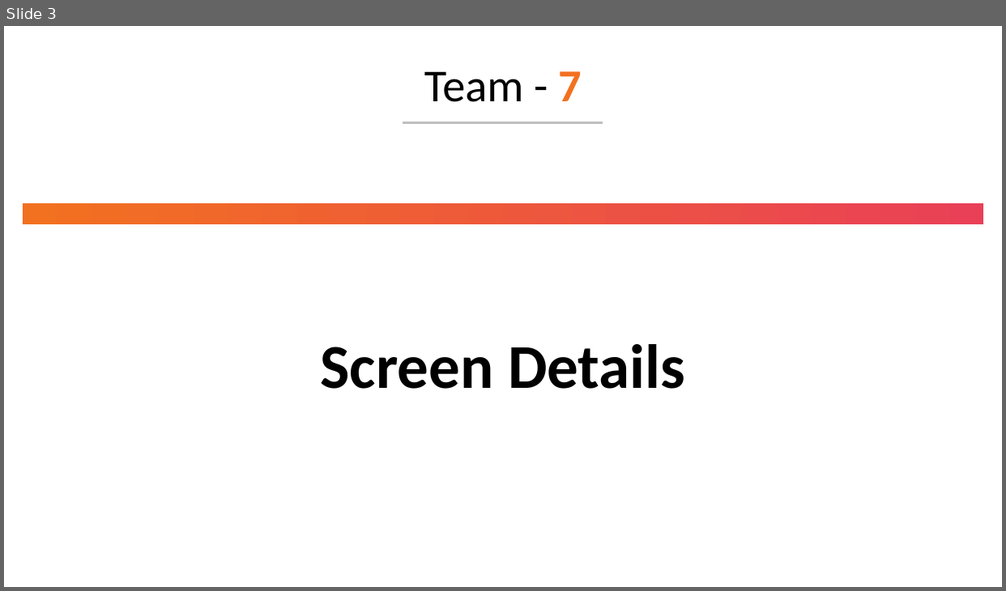
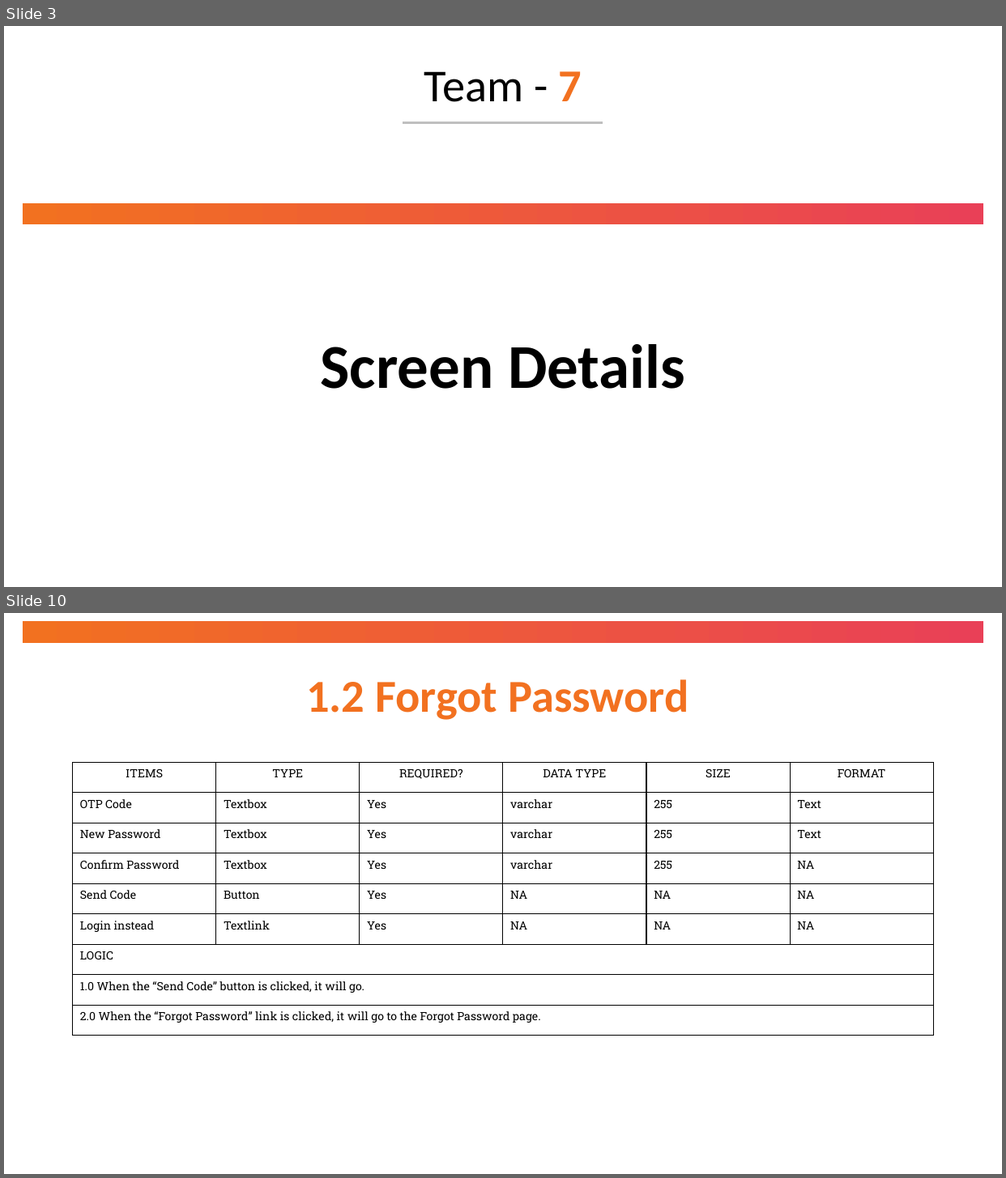
Before and after one commit to StarGaze870/ServiceChargeApp, a slide deck: docs/Team 7 - High Level Design.pptx. Shown one above the other, each under a label of ours: slide 3 before the commit, slides 3 and 10 after it; the slides between them are not shown. The pictures are 1006x591 and 1006x1178 pixels, drawn with LibreOffice and Linux fonts; fonts in the diff are those of the drawing. Boxes give left, top, right and bottom in pixels: in the first picture for what was removed or moved away, otherwise in the second. Text is boxed around its words. In the diff, an @@ line names an element or a change of style, - is before the commit and + after.

```diff
--- a/docs/Team 7 - High Level Design.pptx
+++ b/docs/Team 7 - High Level Design.pptx
@@ slide 10 added at box(4, 613, 1002, 1174), background #FFFFFF @@
@@ rectangle added at box(23, 621, 984, 643), fill gradient #F27120 to #E94057 @@
@@ title added at box(306, 679, 688, 720), 44 pt, text gradient #F27120 to #E94057, bold @@
+1.2 Forgot Password
@@ table added at box(73, 763, 936, 1036), 9 rows, 6 columns @@
+ITEMS | TYPE | REQUIRED? | DATA TYPE | SIZE | FORMAT
+OTP Code | Textbox | Yes | varchar | 255 | Text
+New Password | Textbox | Yes | varchar | 255 | Text
+Confirm Password | Textbox | Yes | varchar | 255 | NA
+Send Code | Button | Yes | NA | NA | NA
+Login instead | Textlink | Yes | NA | NA | NA
+LOGIC |  |  |  |  | 
+1.0 When the “Send Code” button is clicked, it will go. |  |  |  |  | 
+2.0 When the “Forgot Password” link is clicked, it will go to the Forgot Password page. |  |  |  |  | 
```
Also in this commit, not shown: 9 slides changed, 11 other slides added, 4 slides removed.
